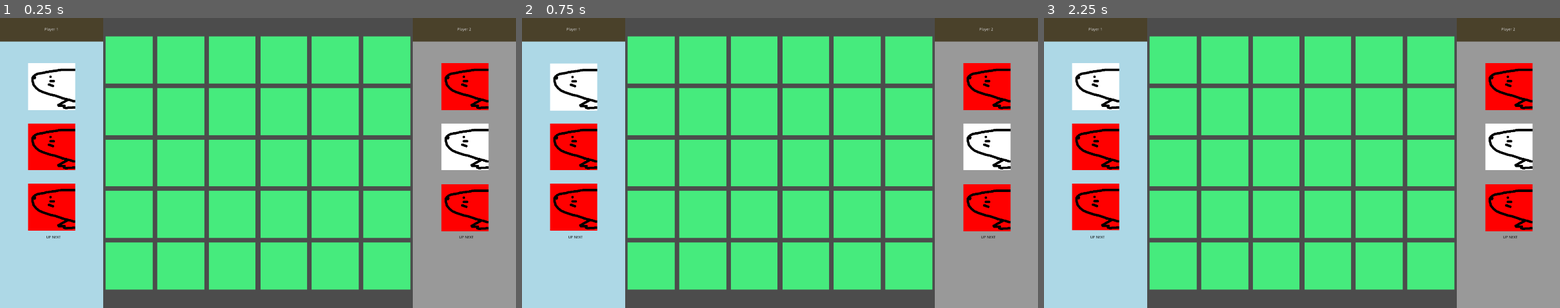
Above: before the commit, frames 1-3 (left to right).
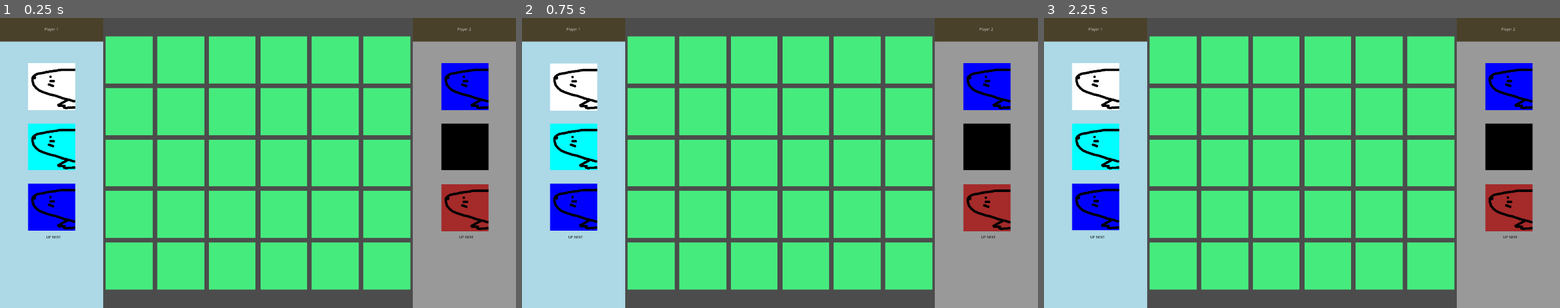
Above: after the commit, the same moments.

Repository: studio-hungus/habitile
Game: Godot game, scene res://Game/Game.tscn
The game is run twice, just before and just after one commit, with the same random seed, the same clock (stepped at 60 frames per second) and the same inputs.
Inputs (mouse positions are in pixels of both pictures, inside the frame that each line leads up to):
- Up to frame 1 (0.25 s): no input
- Up to frame 2 (0.75 s): tap Enter at 0.5 s; move the mouse to (573, 87) at 0.52 s; click (573, 87) at 0.67 s
- Up to frame 3 (2.25 s): tap Space at 1.25 s; move the mouse to (1095, 145) at 1.27 s; click (1095, 145) at 1.42 s; tap Enter at 2 s; move the mouse to (1095, 206) at 2.02 s; click (1095, 206) at 2.17 s

The runs differ from the first frame. In frame 1, 6.5% of the frame differs, in the area x 5-95%, y 15-74%; in frame 2, 6.5%; in frame 3, 6.5%.

Commit message:
Add additional types

Diff:
--- a/project/Game/Game.gd
+++ b/project/Game/Game.gd
@@ -18,6 +18,7 @@
 
 
 func _ready():
+	randomize()
 	for i in 30:
 		var tile = preload("res://Tile/Tile.tscn").instance()
 		tiles.add_child(tile)
--- a/project/Tile/Tile.gd
+++ b/project/Tile/Tile.gd
@@ -6,8 +6,7 @@
 signal released
 
 enum TYPE {
-	VOLE,SALAMANDER
-
+	VOLE,SALAMANDER,WORMS,DEER,BEEHIVE,BULLFROG,NORTHERNHARRIER,COYOTE
 }
 
 
@@ -41,3 +40,15 @@
 
 	if type == TYPE.SALAMANDER:
 		$Sprite.modulate = Color.red
+	if type == TYPE.BEEHIVE:
+		$Sprite.modulate = Color.green
+	if type == TYPE.COYOTE:
+		$Sprite.modulate = Color.blue
+	if type == TYPE.DEER:
+		$Sprite.modulate = Color.cyan
+	if type == TYPE.WORMS:
+		$Sprite.modulate = Color.purple
+	if type == TYPE.BULLFROG:
+		$Sprite.modulate = Color.brown
+	if type == TYPE.NORTHERNHARRIER:
+		$Sprite.modulate = Color.black
